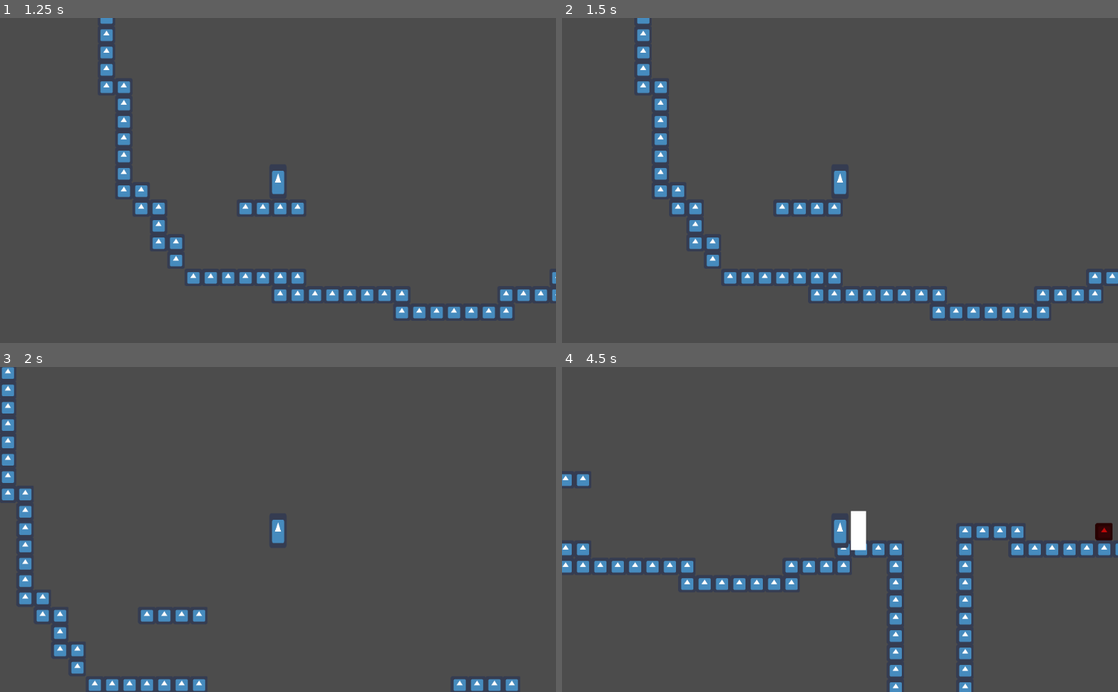
Above: before the commit, frames 1-4 (two rows, left to right).
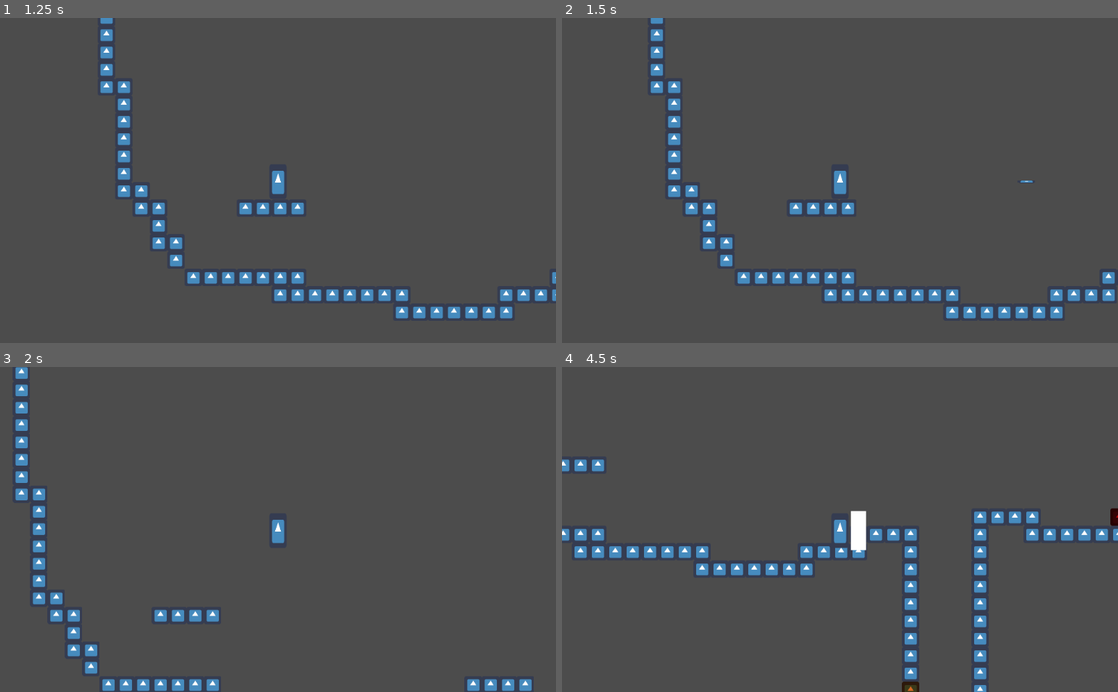
Above: after the commit, the same moments.

Repository: JacobMundy/06-Final-Project
Game: Godot game, scene res://Main Menu.tscn .tscn
Same seed, same stepped clock (60 frames per second), same inputs: the game is played once before the commit and once after it. The engine's default icon, where the game draws it, is replaced by a stand-in: a white triangle on a blue panel in a dark square.
Inputs:
- Up to frame 1 (1.25 s): click "Start" at 0.5 s
- Up to frame 2 (1.5 s): tap Enter at 1.25 s; hold D (Right) from 1.28 s (still down); tap K (Shoot, bound only after the commit) at 1.35 s
- Up to frame 3 (2 s): keep holding D (Right); tap W (Jump) at 1.52 s
- Up to frame 4 (4.5 s): tap J (Attack) at 2.1, 4.35 s; tap W (Jump) at 2.27, 3.77 s; tap K (Shoot, bound only after the commit) at 2.3, 2.85, 3.6 s; release D (Right) at 2.78 s; hold A (Left) 2.78-3.53 s; hold D (Right) from 3.53 s (still down)

Frame 1 is identical in both runs. In frame 2, 5.6% of the frame differs, in the area x 13-100%, y 0-93%; in frame 3, 4.7%; in frame 4, 8.6%, in the area x 0-100%, y 28-100%.

Commit message:
Arrow

Diff:
--- /dev/null
+++ b/Game/Arrow/Arrow.gd
@@ -0,0 +1,16 @@
+extends Sprite
+var direction
+var speed = 100
+
+func _ready():
+	direction = Global.get_direction()
+	position = Global.get_position()
+	pass
+
+func _physics_process(_delta):
+	position.x += direction * speed
+
+func _on_Area2D_body_entered(body):
+	if body.name != "Player" and body.name != "Arrow":
+		print(body)
+		queue_free()
--- /dev/null
+++ b/Game/Arrow/Arrow.tscn
@@ -0,0 +1,16 @@
+[gd_scene load_steps=3 format=2]
+
+[ext_resource path="res://Arrow/Arrow.gd" type="Script" id=1]
+[ext_resource path="res://icon.png" type="Texture" id=2]
+
+[node name="Arrow" type="Sprite"]
+scale = Vector2( 1, 0.15625 )
+texture = ExtResource( 2 )
+script = ExtResource( 1 )
+
+[node name="Area2D" type="Area2D" parent="."]
+
+[node name="CollisionPolygon2D" type="CollisionPolygon2D" parent="Area2D"]
+polygon = PoolVector2Array( 32, -32, 32, 32, -32, 32, -32, -32, 31, -32 )
+
+[connection signal="body_entered" from="Area2D" to="." method="_on_Area2D_body_entered"]
--- a/Game/Global.gd
+++ b/Game/Global.gd
@@ -1,6 +1,6 @@
 extends Node
-
-
+var direction
+var position
 # Declare member variables here. Examples:
 # var a = 2
 # var b = "text"
@@ -10,7 +10,12 @@
 func _ready():
 	pass # Replace with function body.
 
+func get_direction():
+	var Player = get_node_or_null("/root/Game/Player_Container/Player")
+	direction = Player.direction
+	return direction
 
-# Called every frame. 'delta' is the elapsed time since the previous frame.
-#func _process(delta):
-#	pass
+func get_position():
+	var Player = get_node_or_null("/root/Game/Player_Container/Player/Sprite")
+	position = Player.global_position
+	return position
--- /dev/null
+++ b/Game/Levels/Arrow_Container.gd
@@ -0,0 +1,11 @@
+extends Node2D
+onready var Arrow = load("res://Arrow/Arrow.tscn")
+
+func _ready():
+	pass
+
+
+func create_arrow():
+	print(1)
+	var arrow = Arrow.instance()
+	add_child(arrow)
--- a/Game/Levels/Level_1.tscn
+++ b/Game/Levels/Level_1.tscn
@@ -1,10 +1,11 @@
-[gd_scene load_steps=8 format=2]
+[gd_scene load_steps=9 format=2]
 
 [ext_resource path="res://icon.png" type="Texture" id=1]
-[ext_resource path="res://Levels/TrapAreas.gd" type="Script" id=2]
-[ext_resource path="res://Levels/Player_Container.gd" type="Script" id=3]
-[ext_resource path="res://Levels/Exits.gd" type="Script" id=4]
-[ext_resource path="res://Levels/BreakableWall.gd" type="Script" id=5]
+[ext_resource path="res://BreakableWall.gd" type="Script" id=2]
+[ext_resource path="res://Player_Container.gd" type="Script" id=3]
+[ext_resource path="res://TrapAreas.gd" type="Script" id=4]
+[ext_resource path="res://Exits.gd" type="Script" id=5]
+[ext_resource path="res://Levels/Arrow_Container.gd" type="Script" id=6]
 
 [sub_resource type="ConvexPolygonShape2D" id=3]
 points = PoolVector2Array( 64, 64, 0, 64, 0, 0, 64, 0 )
@@ -71,7 +72,7 @@
 tile_data = PoolIntArray( -65405, 0, 0, -65404, 0, 0, -65403, 0, 0, 983063, 0, 0, 1114243, 0, 0, 1114244, 0, 0, 1114245 …(428 unchanged characters)…
 
 [node name="TrapAreas" type="Area2D" parent="."]
-script = ExtResource( 2 )
+script = ExtResource( 4 )
 
 [node name="FloorTrap" type="CollisionPolygon2D" parent="TrapAreas"]
 polygon = PoolVector2Array( 1478, 1922, 1790, 1922, 1792, 2054, 1473, 2045 )
@@ -95,7 +96,7 @@
 polygon = PoolVector2Array( 8378, 4, 8383, -134, 8577, -134, 8575, 4 )
 
 [node name="Exits" type="Area2D" parent="."]
-script = ExtResource( 4 )
+script = ExtResource( 5 )
 
 [node name="Exit1" type="CollisionPolygon2D" parent="Exits"]
 polygon = PoolVector2Array( 6524, 2107, 6528, 1920, 6460, 1850, 6401, 1852, 6335, 1914, 6331, 2107 )
@@ -107,7 +108,7 @@
 polygon = PoolVector2Array( 9854, -69, 9855, -256, 9921, -321, 9986, -321, 10049, -255, 10047, -63 )
 
 [node name="BreakableWall" type="Area2D" parent="."]
-script = ExtResource( 5 )
+script = ExtResource( 2 )
 
 [node name="CollisionPolygon2D" type="CollisionPolygon2D" parent="BreakableWall"]
 polygon = PoolVector2Array( 6274, 0, 6207, 3, 6202, 61, 6075, 61, 6075, 125, 6015, 127, 6021, 190, 6279, 187 )
@@ -116,6 +117,9 @@
 position = Vector2( -136, -332 )
 script = ExtResource( 3 )
 
+[node name="Arrow_Container" type="Node2D" parent="."]
+script = ExtResource( 6 )
+
 [connection signal="body_entered" from="TrapAreas" to="TrapAreas" method="_on_TrapAreas_body_entered"]
 [connection signal="body_entered" from="Exits" to="Exits" method="_on_Exits_body_entered"]
 [connection signal="area_entered" from="BreakableWall" to="BreakableWall" method="_on_BreakableWall_area_entered"]
--- a/Game/Levels/Level_2.tscn
+++ b/Game/Levels/Level_2.tscn
@@ -1,8 +1,8 @@
 [gd_scene load_steps=6 format=2]
 
-[ext_resource path="res://Levels/Player_Container.gd" type="Script" id=1]
+[ext_resource path="res://Killbox.gd" type="Script" id=1]
 [ext_resource path="res://icon.png" type="Texture" id=2]
-[ext_resource path="res://Levels/Killbox.gd" type="Script" id=3]
+[ext_resource path="res://Player_Container.gd" type="Script" id=3]
 
 [sub_resource type="ConvexPolygonShape2D" id=1]
 points = PoolVector2Array( 64, 64, 0, 64, 0, 0, 64, 0 )
@@ -41,10 +41,10 @@
 
 [node name="Player_Container" type="Node2D" parent="."]
 position = Vector2( -136, -332 )
-script = ExtResource( 1 )
+script = ExtResource( 3 )
 
 [node name="Killbox" type="Area2D" parent="."]
-script = ExtResource( 3 )
+script = ExtResource( 1 )
 
 [node name="CollisionPolygon2D" type="CollisionPolygon2D" parent="Killbox"]
 polygon = PoolVector2Array( -3989, 988, 4304, 937, 4298, 1496, -4077, 1560, -4090, 976 )
--- a/Game/Player/Player.gd
+++ b/Game/Player/Player.gd
@@ -1,4 +1,6 @@
 extends KinematicBody2D
+
+onready var Arrow = load("res://Arrow/Arrow.tscn")
 
 var speed = 4
 var gravity = 1
@@ -18,6 +20,8 @@
 var currently_attacking = false
 var attack_direction = 0
 var attack_cool = 0
+
+var ArrowShot = false
 
 func _ready():
 	pass
@@ -70,7 +74,17 @@
 			attack_num += 1
 			Attack()
 
-
+	if Input.is_action_just_pressed("Shoot"):
+		if ArrowShot == false:
+			Arrow = get_node_or_null("/root/Game/Arrow_Container")
+			print(Arrow)
+			Arrow.create_arrow()
+			ArrowShot = true
+			velocity.x -= direction*200
+			$ArrowTimer.start()
+
+func _on_ArrowTimer_timeout():
+	ArrowShot = false
 
 func Attack():
 	if direction == 1 and currently_attacking == false and attack_direction != -1:
--- a/Game/Player/Player.tscn
+++ b/Game/Player/Player.tscn
@@ -142,9 +142,14 @@
 
 [node name="AttackCool" type="Timer" parent="."]
 wait_time = 0.2
+one_shot = true
 
 [node name="AttackInt" type="Timer" parent="."]
 wait_time = 0.1
+one_shot = true
+
+[node name="ArrowTimer" type="Timer" parent="."]
+wait_time = 2.0
 one_shot = true
 
 [node name="Camera2D" type="Camera2D" parent="."]
@@ -206,5 +211,6 @@
 [connection signal="timeout" from="AttackTimer1" to="." method="_on_AttackTimer1_timeout"]
 [connection signal="timeout" from="AttackCool" to="." method="_on_AttackCool_timeout"]
 [connection signal="timeout" from="AttackInt" to="." method="_on_AttackInt_timeout"]
+[connection signal="timeout" from="ArrowTimer" to="." method="_on_ArrowTimer_timeout"]
 [connection signal="pressed" from="Pause_Menu/Continue" to="Pause_Menu" method="_on_Continue_pressed"]
 [connection signal="pressed" from="Pause_Menu/Quit" to="Pause_Menu" method="_on_Quit_pressed"]
--- /dev/null
+++ b/Game/TestingTileSet.tscn
@@ -0,0 +1,57 @@
+[gd_scene load_steps=5 format=2]
+
+[ext_resource path="res://Arrow/Arrow.gd" type="Script" id=1]
+[ext_resource path="res://icon.png" type="Texture" id=2]
+
+[sub_resource type="ConvexPolygonShape2D" id=1]
+points = PoolVector2Array( 64, 64, 0, 64, 0, 0, 64, 0 )
+
+[sub_resource type="TileSet" id=2]
+0/name = "icon.png 0"
+0/texture = ExtResource( 2 )
+0/tex_offset = Vector2( 0, 0 )
+0/modulate = Color( 1, 1, 1, 1 )
+0/region = Rect2( 0, 0, 64, 64 )
+0/tile_mode = 0
+0/occluder_offset = Vector2( 0, 0 )
+0/navigation_offset = Vector2( 0, 0 )
+0/shape_offset = Vector2( 0, 0 )
+0/shape_transform = Transform2D( 1, 0, 0, 1, 0, 0 )
+0/shape = SubResource( 1 )
+0/shape_one_way = false
+0/shape_one_way_margin = 1.0
+0/shapes = [ {
+"autotile_coord": Vector2( 0, 0 ),
+"one_way": false,
+"one_way_margin": 1.0,
+"shape": SubResource( 1 ),
+"shape_transform": Transform2D( 1, 0, 0, 1, 0, 0 )
+} ]
+0/z_index = 0
+
+[node name="TestingTileSet" type="Node2D"]
+
+[node name="TileMap" type="TileMap" parent="."]
+tile_set = SubResource( 2 )
+show_collision = true
+format = 1
+tile_data = PoolIntArray( 0, 0, 0, 1, 0, 0, 2, 0, 0, 3, 0, 0, 4, 0, 0, 5, 0, 0, 6, 0, 0, 7, 0, 0, 8, 0, 0, 9, 0, 0, 10, 0, 0, 11, 0, 0, 12, 0, 0, 13, 0, 0, 14, 0, 0, 15, 0, 0, 65536, 0, 0, 65551, 0, 0, 131072, 0, 0, 131087, 0, 0, 196608, 0, 0, 196623, 0, 0, 262144, 0, 0, 262159, 0, 0, 327680, 0, 0, 327695, 0, 0, 393216, 0, 0, 393231, 0, 0, 458752, 0, 0, 458767, 0, 0, 524288, 0, 0, 524303, 0, 0, 589824, 0, 0, 589825, 0, 0, 589826, 0, 0, 589827, 0, 0, 589828, 0, 0, 589829, 0, 0, 589830, 0, 0, 589831, 0, 0, 589832, 0, 0, 589833, 0, 0, 589834, 0, 0, 589835, 0, 0, 589836, 0, 0, 589837, 0, 0, 589838, 0, 0, 589839, 0, 0 )
+
+[node name="Arrow" type="Sprite" parent="."]
+position = Vector2( 288, 376 )
+scale = Vector2( 1, 0.25 )
+texture = ExtResource( 2 )
+script = ExtResource( 1 )
+
+[node name="Area2D" type="Area2D" parent="Arrow"]
+position = Vector2( -288, -1504 )
+scale = Vector2( 1, 4 )
+collision_layer = 3
+collision_mask = 3
+
+[node name="CollisionPolygon2D" type="CollisionPolygon2D" parent="Arrow/Area2D"]
+position = Vector2( 288, 376 )
+scale = Vector2( 1, 0.25 )
+polygon = PoolVector2Array( 32, -32, 32, 32, -32, 32, -32, -32, 31, -32 )
+
+[connection signal="body_entered" from="Arrow/Area2D" to="Arrow" method="_on_Area2D_body_entered"]
--- a/Game/project.godot
+++ b/Game/project.godot
@@ -49,6 +49,11 @@
 "events": [ Object(InputEventKey,"resource_local_to_scene":false,"resource_name":"","device":0,"alt":false,"shift":false,"control":false,"meta":false,"command":false,"pressed":false,"scancode":0,"physical_scancode":16777217,"unicode":0,"echo":false,"script":null)
  ]
 }
+Shoot={
+"deadzone": 0.5,
+"events": [ Object(InputEventKey,"resource_local_to_scene":false,"resource_name":"","device":0,"alt":false,"shift":false,"control":false,"meta":false,"command":false,"pressed":false,"scancode":0,"physical_scancode":75,"unicode":0,"echo":false,"script":null)
+ ]
+}
 
 [physics]
 
Renamed: Game/Levels/BreakableWall.gd -> Game/BreakableWall.gd
Renamed: Game/Levels/Exits.gd -> Game/Exits.gd
Renamed: Game/Levels/Killbox.gd -> Game/Killbox.gd
Renamed: Game/Levels/Player_Container.gd -> Game/Player_Container.gd
Renamed: Game/Levels/TrapAreas.gd -> Game/TrapAreas.gd
